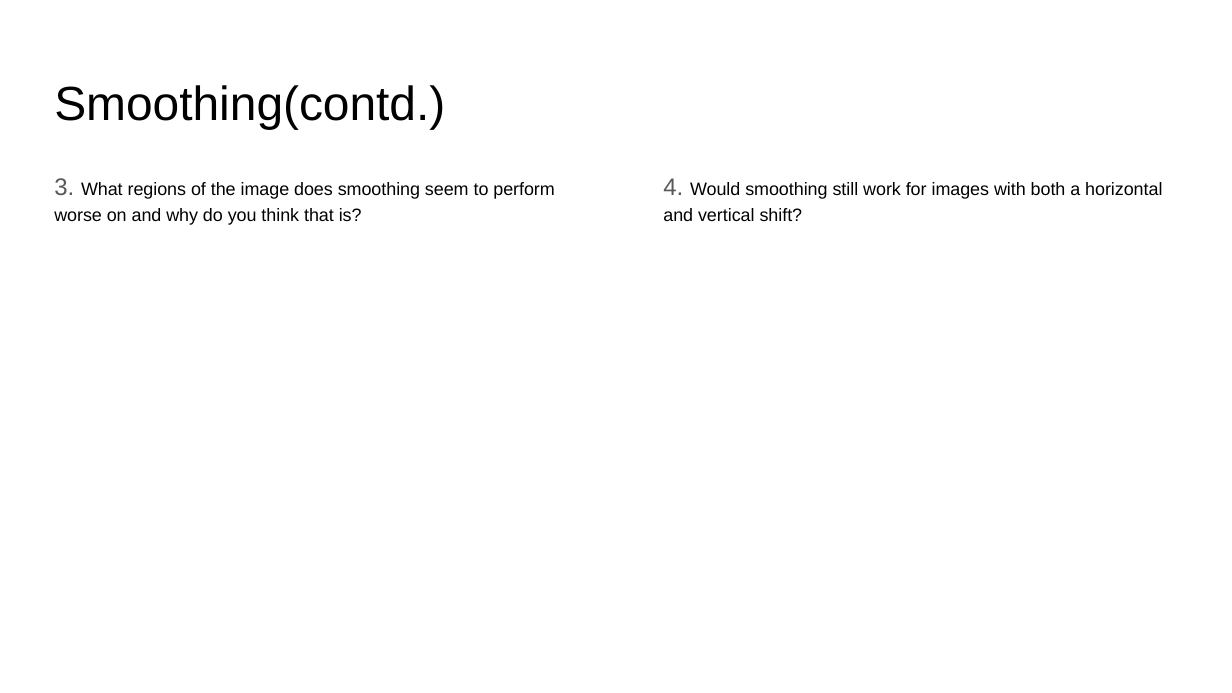
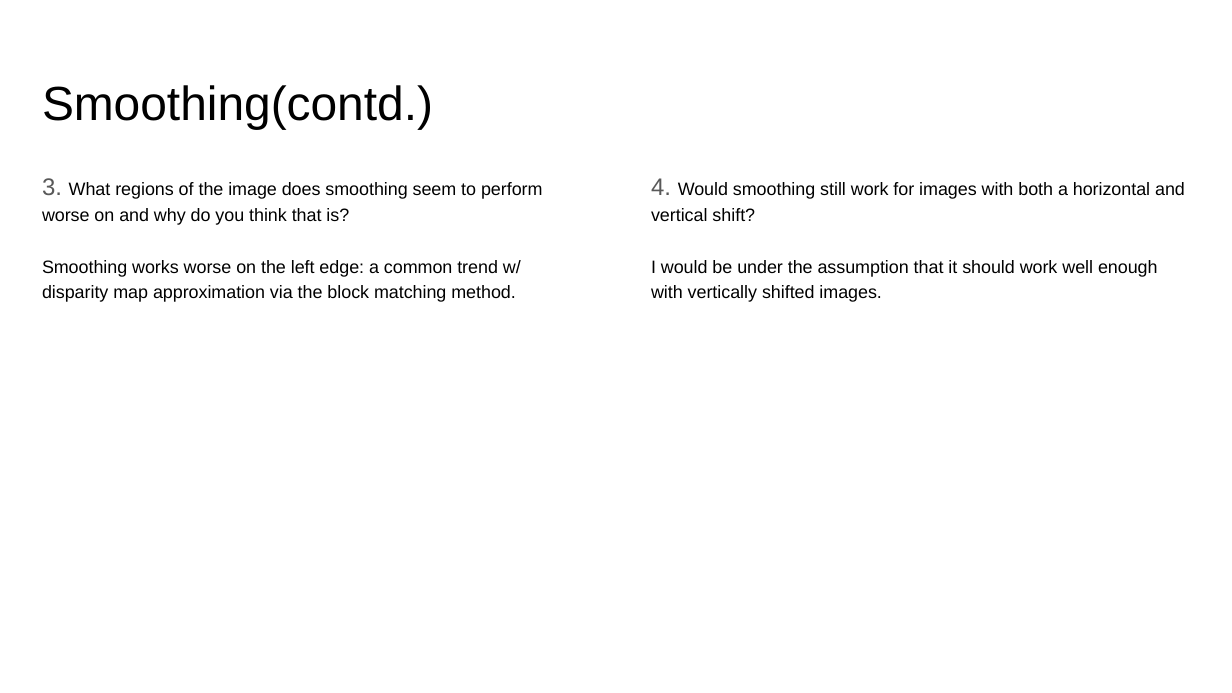
Before and after one commit to CasuallyAlive/Computer_Vision_Projects, a slide deck: slide 10 of src/proj5_6320/proj5_template.pptx. Drawn at 1232x693 pixels with LibreOffice and Linux fonts; fonts in the diff are those of the drawing. Boxes give left, top, right and bottom in pixels: in the first picture for what was removed or moved away, otherwise in the second. Text is boxed around its words. In the diff, an @@ line names an element or a change of style, - is before the commit and + after.

```diff
--- a/src/proj5_6320/proj5_template.pptx
+++ b/src/proj5_6320/proj5_template.pptx
@@ title "Smoothing(contd.)": place and size @@
-title "Smoothing(contd.)" at (54, 85, 445, 129)
+title "Smoothing(contd.)" at (42, 85, 433, 129)
@@ text at (42, 260, 521, 302): paragraph added @@
+Smoothing works worse on the left edge: a common trend w/ disparity map approximation via the block matching method.
@@ text at (651, 260, 1158, 302): paragraph added @@
+I would be under the assumption that it should work well enough with vertically shifted images.
```
Also in this commit, not shown: 9 other slides changed, 1 slide added, 1 slide removed, 9 other files.
